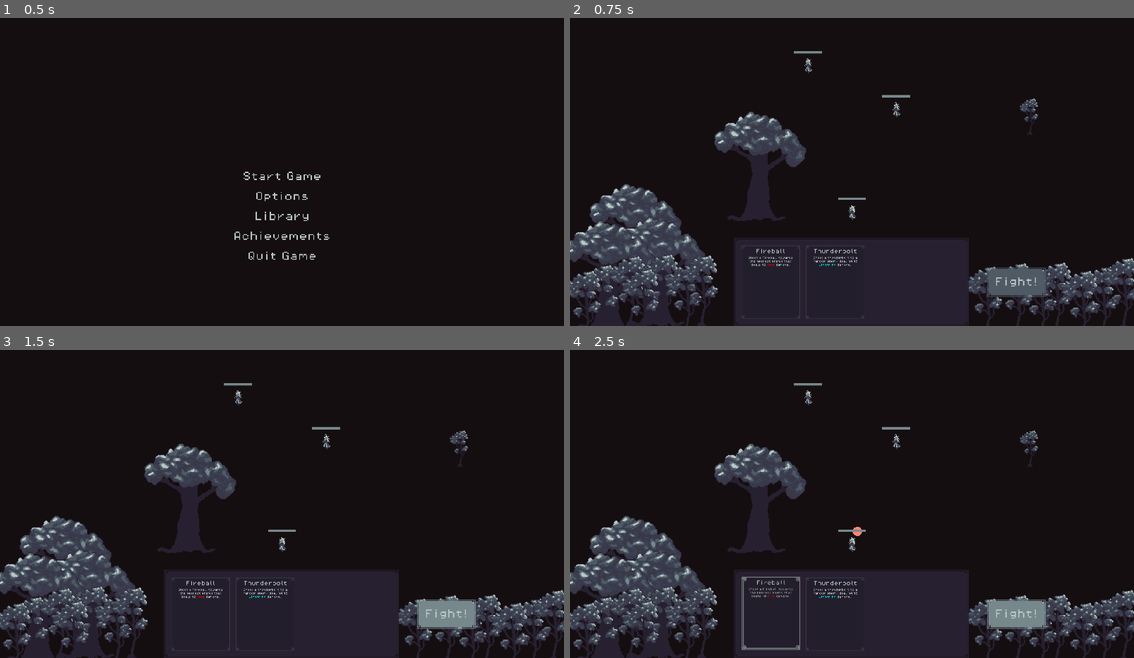
Above: before the commit, frames 1-4 (two rows, left to right).
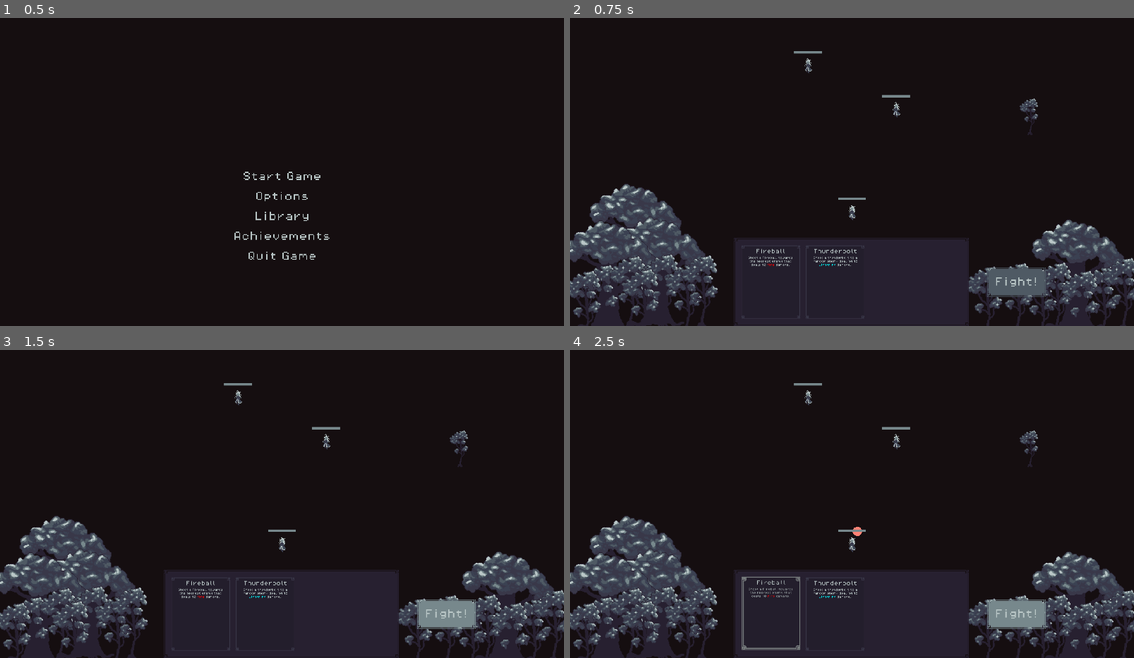
Above: after the commit, the same moments.

Repository: Jelmerrr/Grimoire
Game: Godot game, scene res://Scenes/TitleScreenScene.tscn
Same seed, same stepped clock (60 frames per second), same inputs: the game is played once before the commit and once after it.
Inputs:
- Up to frame 1 (0.5 s): no input
- Up to frame 2 (0.75 s): click "Start Game" at 0.5 s
- Up to frame 3 (1.5 s): click "Fight!" at 1.25 s
- Up to frame 4 (2.5 s): click "Fight!" at 2 s

Frame 1 is identical in both runs. In frame 2, 4.4% of the frame differs, in the area x 25-99%, y 30-100%; in frame 3, 4.4%; in frame 4, 4.4%.

Commit message:
Moved a tree :3

Diff:
--- a/Scenes/BoardScene.tscn
+++ b/Scenes/BoardScene.tscn
@@ -45,7 +45,7 @@
 texture = ExtResource("1_e56e7")
 
 [node name="TreehellPart2(transparent)3" type="Sprite2D" parent="Trees ^w^"]
-position = Vector2(-324, 6)
+position = Vector2(758, 374)
 scale = Vector2(2, 2)
 texture = ExtResource("1_e56e7")
 
